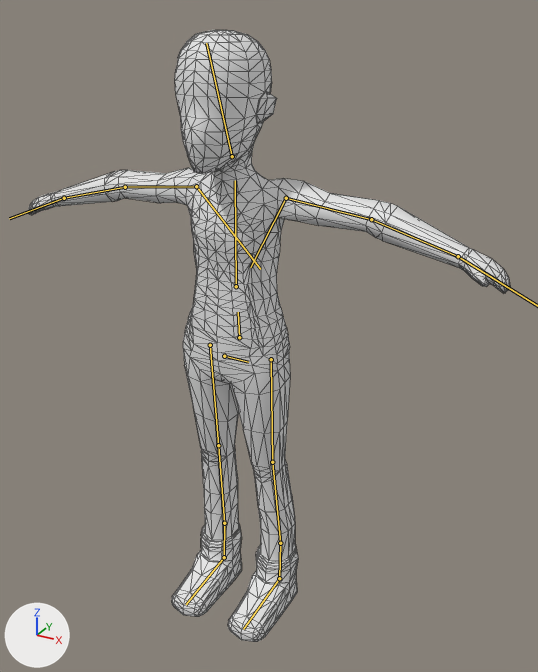
The glTF model characters/personagem.glb, before and after one commit.
Rendered twice from a camera (50 mm lens) standing at (0.915, -1.484, 1.598) and looking at (0.043, 0.102, 0.805). The axes (+X, +Y, +Z) are drawn at lower left. The lights are the same throughout. The older version comes first. Both versions are drawn at frame 11 of the action 'Sentar'; the numbers are the values there. The bones that change, and the others that lie on the model, are drawn over the model as lines. Mesh edges are drawn as thin lines.

Objects in the first picture: 'Personagem'.
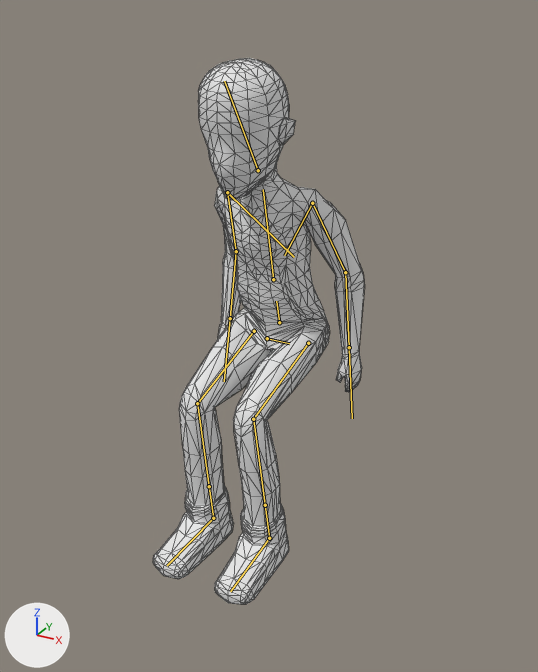
Where the change shows, as pixel boxes (x1, y1, x2, y2) in the pictures (538 x 672 px):
'Personagem', posed (56% narrower, 11% shorter)
    before: (28, 30, 510, 642)
    after: (153, 58, 365, 604)
bone 'Bone', root to tip
    before: (239, 337) to (238, 312)
    after: (279, 322) to (276, 301)
bone 'Bone.001', root to tip
    before: (236, 286) to (235, 180)
    after: (273, 279) to (263, 189)
bone 'upper_arm.l.R', root to tip
    before: (196, 186) to (125, 187)
    after: (227, 192) to (236, 251)
bone 'forearm.l.R', root to tip
    before: (125, 187) to (64, 198)
    after: (236, 251) to (230, 318)
bone 'hand.l.R', root to tip
    before: (64, 198) to (9, 218)
    after: (230, 318) to (224, 381)
bone 'upper_arm.l.L', root to tip
    before: (286, 198) to (371, 219)
    after: (312, 203) to (345, 272)
bone 'forearm.l.L', root to tip
    before: (371, 219) to (458, 256)
    after: (345, 272) to (349, 347)
bone 'Bone.005.l.L', root to tip
    before: (210, 345) to (218, 445)
    after: (254, 331) to (197, 403)
bone 'Bone.006.l.L', root to tip
    before: (218, 445) to (224, 523)
    after: (197, 403) to (209, 486)
bone 'Bone.007.l.R', root to tip
    before: (224, 523) to (224, 557)
    after: (209, 486) to (213, 518)
bone 'Bone.008.l.R', root to tip
    before: (224, 557) to (186, 604)
    after: (213, 518) to (167, 565)
bone 'Bone.005.l.R', root to tip
    before: (271, 359) to (272, 462)
    after: (308, 343) to (253, 419)
bone 'Bone.006.l.R', root to tip
    before: (272, 462) to (280, 543)
    after: (253, 419) to (265, 505)
bone 'Bone.007.l.L', root to tip
    before: (280, 543) to (279, 578)
    after: (265, 505) to (269, 538)
bone 'Bone.008.l.L', root to tip
    before: (279, 578) to (243, 629)
    after: (269, 538) to (230, 591)

The change, as a diff of the scene's bpy script:
```diff
--- a/characters/personagem.glb.py
+++ b/characters/personagem.glb.py
@@ bone_bone @@
 bone_bone = bpy.data.objects['Armature'].pose.bones['Bone']
-bone_bone.location = (0.0, 0.0, 0.0)
-bone_bone.rotation_quaternion = (1.0, 0.0, 0.0, 0.0)  # degrees (0, 0, 0)
+bone_bone.location = (-0.217, -0.056, 0.0)
+bone_bone.rotation_quaternion = (0.996, 0.0, 0.0, -0.086)  # degrees (0, 0, -10)
@@ bone_bone_001 @@
 bone_bone_001 = bpy.data.objects['Armature'].pose.bones['Bone.001']  # child of 'Bone'
-bone_bone_001.rotation_quaternion = (1.0, 0.0, 0.0, 0.0)  # degrees (0, 0, 0)
+bone_bone_001.rotation_quaternion = (1.0, 0.0, 0.0, -0.03)  # degrees (0, 0, -3)
@@ bone_upper_arm_l_r @@
 bone_upper_arm_l_r = bpy.data.objects['Armature'].pose.bones['upper_arm.l.R']  # child of 'Bone.001'
-bone_upper_arm_l_r.rotation_quaternion = (1.0, 0.0, 0.0, 0.0)  # degrees (0, 0, 0)
+bone_upper_arm_l_r.rotation_quaternion = (-0.788, 0.588, -0.036, 0.176)  # degrees (-72, -9, -19)
@@ bone_forearm_l_r @@
 bone_forearm_l_r = bpy.data.objects['Armature'].pose.bones['forearm.l.R']  # child of 'upper_arm.l.R'
-bone_forearm_l_r.rotation_quaternion = (1.0, 0.0, 0.0, 0.0)  # degrees (0, 0, 0)
+bone_forearm_l_r.rotation_quaternion = (0.973, -0.041, 0.005, 0.228)  # degrees (-4, 2, 26)
@@ bone_hand_l_r @@
 bone_hand_l_r = bpy.data.objects['Armature'].pose.bones['hand.l.R']  # child of 'forearm.l.R'
-bone_hand_l_r.rotation_quaternion = (1.0, 0.0, 0.0, 0.0)  # degrees (0, 0, 0)
+bone_hand_l_r.rotation_quaternion = (0.997, 0.068, 0.004, -0.023)  # degrees (8, 1, -3)
@@ bone_upper_arm_l_l @@
 bone_upper_arm_l_l = bpy.data.objects['Armature'].pose.bones['upper_arm.l.L']  # child of 'Bone.001'
-bone_upper_arm_l_l.rotation_quaternion = (1.0, 0.0, 0.0, 0.0)  # degrees (0, 0, 0)
+bone_upper_arm_l_l.rotation_quaternion = (0.813, -0.555, 0.174, -0.026)  # degrees (-70, 15, -14)
@@ bone_forearm_l_l @@
 bone_forearm_l_l = bpy.data.objects['Armature'].pose.bones['forearm.l.L']  # child of 'upper_arm.l.L'
-bone_forearm_l_l.rotation_quaternion = (1.0, 0.0, 0.0, 0.0)  # degrees (0, 0, 0)
+bone_forearm_l_l.rotation_quaternion = (0.974, 0.06, -0.012, -0.22)  # degrees (7, 0, -25)
@@ bone_hand_l_l @@
 bone_hand_l_l = bpy.data.objects['Armature'].pose.bones['hand.l.L']  # child of 'forearm.l.L'
-bone_hand_l_l.rotation_quaternion = (1.0, 0.0, 0.0, 0.0)  # degrees (0, 0, 0)
+bone_hand_l_l.rotation_quaternion = (0.996, 0.066, 0.058, 0.027)  # degrees (8, 6, 4)
@@ bone_bone_005_l_l @@
 bone_bone_005_l_l = bpy.data.objects['Armature'].pose.bones['Bone.005.l.L']  # child of 'Bone'
-bone_bone_005_l_l.location = (0.0, 0.0, 0.0)
-bone_bone_005_l_l.rotation_quaternion = (1.0, 0.0, 0.0, 0.0)  # degrees (0, 0, 0)
+bone_bone_005_l_l.location = (0.0, 0.008, -0.004)
+bone_bone_005_l_l.rotation_quaternion = (0.726, -0.027, 0.024, 0.687)  # degrees (0, 4, 87)
@@ bone_bone_006_l_l @@
 bone_bone_006_l_l = bpy.data.objects['Armature'].pose.bones['Bone.006.l.L']  # child of 'Bone.005.l.L'
-bone_bone_006_l_l.rotation_quaternion = (1.0, 0.0, 0.0, 0.0)  # degrees (0, 0, 0)
+bone_bone_006_l_l.rotation_quaternion = (0.768, 0.039, -0.018, -0.639)  # degrees (5, 1, -80)
@@ bone_bone_007_l_r @@
 bone_bone_007_l_r = bpy.data.objects['Armature'].pose.bones['Bone.007.l.R']  # child of 'Bone.006.l.L'
-bone_bone_007_l_r.rotation_quaternion = (1.0, 0.0, 0.0, 0.0)  # degrees (0, 0, 0)
+bone_bone_007_l_r.rotation_quaternion = (0.996, 0.009, 0.0, -0.085)  # degrees (1, 0, -10)
@@ bone_bone_008_l_r @@
 bone_bone_008_l_r = bpy.data.objects['Armature'].pose.bones['Bone.008.l.R']  # child of 'Bone.007.l.R'
-bone_bone_008_l_r.rotation_quaternion = (1.0, 0.0, 0.0, 0.0)  # degrees (0, 0, 0)
+bone_bone_008_l_r.rotation_quaternion = (0.997, 0.006, 0.002, 0.079)  # degrees (1, 0, 9)
@@ bone_bone_005_l_r @@
 bone_bone_005_l_r = bpy.data.objects['Armature'].pose.bones['Bone.005.l.R']  # child of 'Bone'
-bone_bone_005_l_r.location = (0.0, 0.0, 0.0)
-bone_bone_005_l_r.rotation_quaternion = (1.0, 0.0, 0.0, 0.0)  # degrees (0, 0, 0)
+bone_bone_005_l_r.location = (0.0, 0.008, -0.004)
+bone_bone_005_l_r.rotation_quaternion = (0.726, 0.019, 0.025, -0.687)  # degrees (0, 4, -87)
@@ bone_bone_006_l_r @@
 bone_bone_006_l_r = bpy.data.objects['Armature'].pose.bones['Bone.006.l.R']  # child of 'Bone.005.l.R'
-bone_bone_006_l_r.rotation_quaternion = (1.0, 0.0, 0.0, 0.0)  # degrees (0, 0, 0)
+bone_bone_006_l_r.rotation_quaternion = (0.766, -0.039, 0.008, 0.641)  # degrees (-3, 4, 80)
@@ bone_bone_007_l_l @@
 bone_bone_007_l_l = bpy.data.objects['Armature'].pose.bones['Bone.007.l.L']  # child of 'Bone.006.l.R'
-bone_bone_007_l_l.rotation_quaternion = (1.0, 0.0, 0.0, 0.0)  # degrees (0, 0, 0)
+bone_bone_007_l_l.rotation_quaternion = (0.996, 0.009, 0.0, 0.085)  # degrees (1, 0, 10)
@@ bone_bone_008_l_l @@
 bone_bone_008_l_l = bpy.data.objects['Armature'].pose.bones['Bone.008.l.L']  # child of 'Bone.007.l.L'
-bone_bone_008_l_l.rotation_quaternion = (1.0, 0.0, 0.0, 0.0)  # degrees (0, 0, 0)
+bone_bone_008_l_l.rotation_quaternion = (0.997, 0.006, -0.002, -0.079)  # degrees (1, 0, -9)
```
